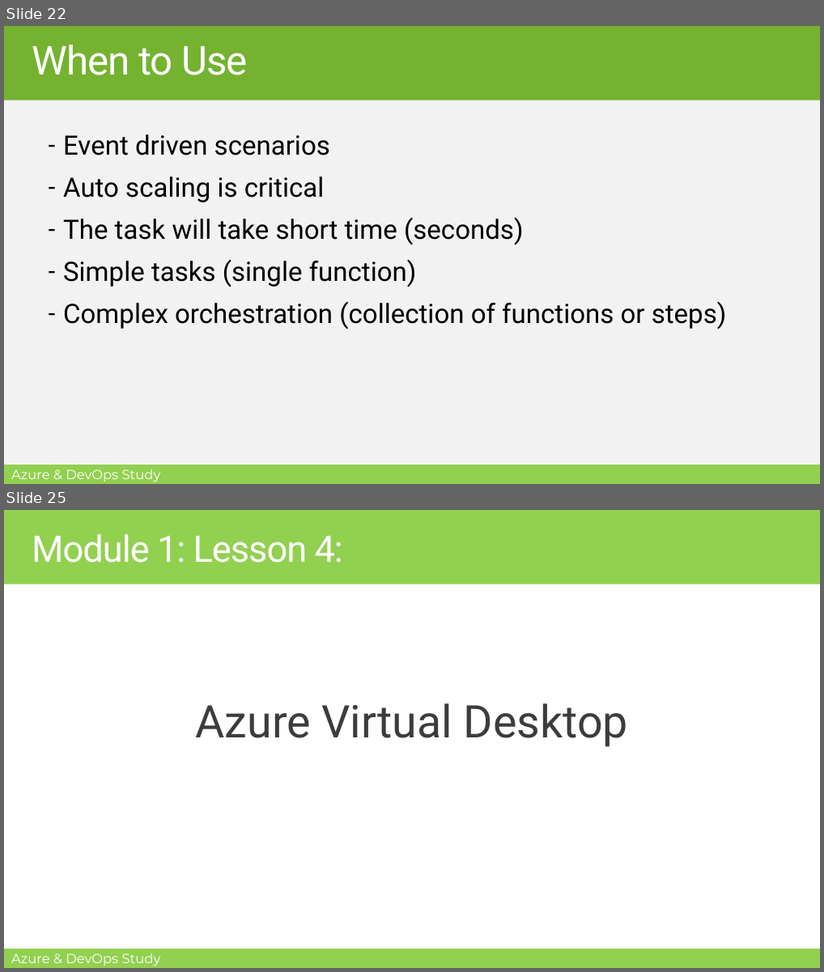
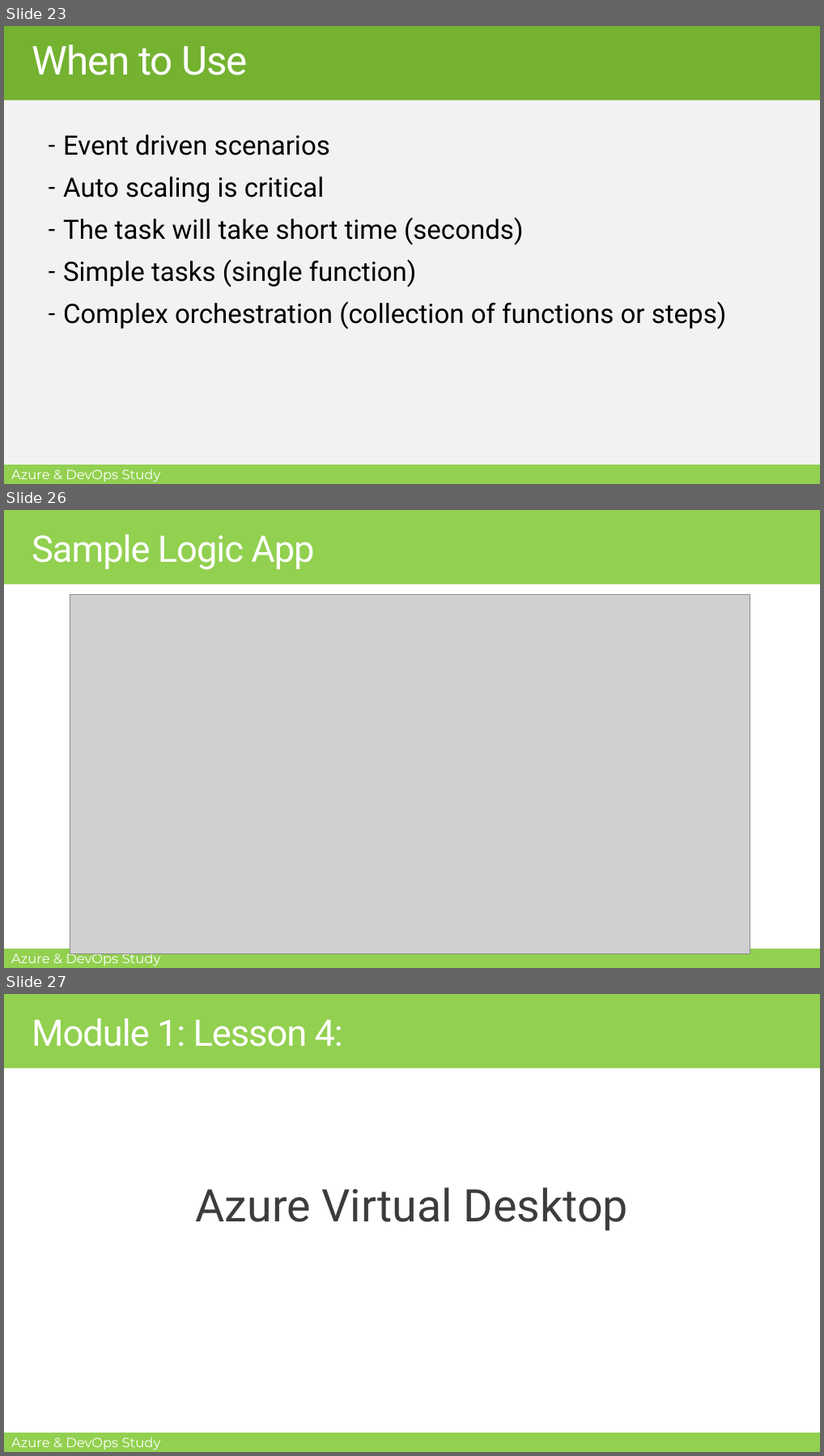
Before and after one commit to MohamedRadwan-DevOps/Azure-DevOps-Study-Group, a slide deck: AZ-900/Module-1/M1-L4-Understanding Azure Container Services, Function and Virtual Desktop.pptx. Shown one above the other, each under a label of ours: slides 22 and 25 before the commit, slides 23, 26 and 27 after it; the slides between them are not shown. The pictures are 824x972 and 824x1456 pixels, drawn with LibreOffice and Linux fonts; fonts in the diff are those of the drawing; grey boxes stand for pictures; background and template pictures are left out. Boxes give left, top, right and bottom in pixels: in the first picture for what was removed or moved away, otherwise in the second. Text is boxed around its words. In the diff, an @@ line names an element or a change of style, - is before the commit and + after.

```diff
--- a/AZ-900/Module-1/M1-L4-Understanding Azure Container Services, Function and Virtual Desktop.pptx
+++ b/AZ-900/Module-1/M1-L4-Understanding Azure Container Services, Function and Virtual Desktop.pptx
@@ slide 26 added at (x1=4, y1=510, x2=820, y2=968), background #FFFFFF; not listed: 3 template elements that a slide beside it also shows @@
@@ title added at (x1=32, y1=534, x2=314, y2=570), 44 pt, text #FFFFFF @@
+Sample Logic App
@@ picture added at (x1=70, y1=594, x2=750, y2=954) @@
@@ what was slide 22 is now slide 23 @@
@@ what was slide 25 is now slide 27 @@
```
Also in this commit, not shown: 12 slides changed, 2 other slides added, 1 slide removed.
